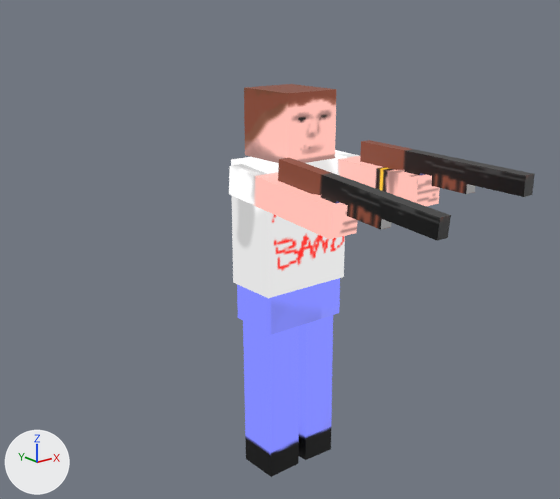
The glTF model dist/assets/person2.glb as it was, and as the next commit left it.
Rendered twice from a 50 mm camera at (-2.01, -2.46, 1.98) aimed at (-0.35, -0.38, 1.15). Lighting does not change. The marker at lower left points along +X, +Y and +Z. Both versions are drawn at frame 17 of the action 'shoot-left'; the numbers are the values there.

Script lines for the objects in view, before the commit:
```python
me_cube_001 = bpy.data.meshes.new('Cube.001')
me_cube_001.from_pydata(...)  # 32 vertices, 60 faces; spans x -0.023..0.03, y -0.521..0.258, z 0.0..0.176
me_cube_001.materials.append(mat_person)
me_cube_003 = bpy.data.meshes.new('Cube.003')
me_cube_003.from_pydata(...)  # a box spanning x -0.193..0.193, y -0.117..0.117, z -0.081..0.081
me_cube_003.materials.append(mat_person)
ob_arm_r = bpy.data.objects.new('arm_R', None)
ob_arm_r.parent = ob_back
ob_arm_r.location = (-0.205, 0.0639, 0.493)
ob_arm_r.rotation_euler = (-0.00193, -1.655, 1.57)  # degrees (-0.1, -95, 90)
ob_groin_mesh = bpy.data.objects.new('groin_mesh', me_cube_003)
ob_groin_mesh.parent = ob_groin
ob_groin_mesh.location = (0.0, 0.0, 0.084)
ob_groin_mesh.rotation_euler = (0.0, 3.142, 0.0)  # degrees (0, 180, 0)
ob_gun_right = bpy.data.objects.new('gun_right', me_cube_001)
ob_gun_right.parent = ob_arm_r
ob_gun_right.location = (-0.0325, 0.00664, 0.512)
ob_gun_right.rotation_euler = (-1.574, -0.00414, -1.571)  # degrees (-90, -0.2, -90)
# also in view: 'arm_R_mesh' at (-0.21, -0.25, 1.3); 'head_mesh' at (0.0, 0.0, 1.53); 'leg_L_mesh' at (0.1, 0.0, 0.35); 'gun_left' at (0.22, -0.6, 1.37); 'arm_L_mesh' at (0.22, -0.26, 1.32)
```
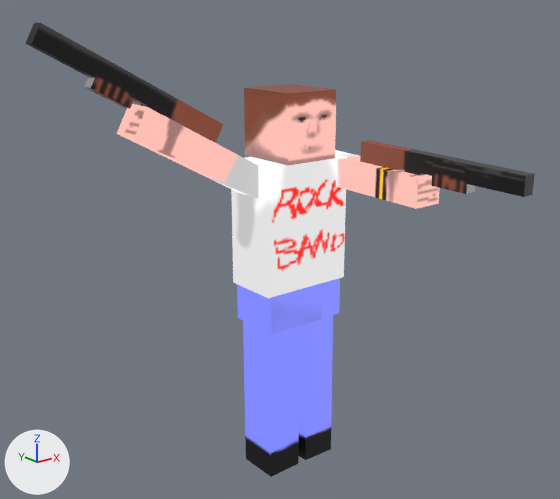
ob_arm_r is not drawn itself; it is the parent of ob_arm_r_mesh, ob_gun_right.

Location of each change, [x1, y1, x2, y2] in pixels of the pictures (560 x 499 px):
'gun_right', moved, turned
    before: [278, 158, 451, 241]
    after: [25, 22, 223, 143]
'arm_R_mesh', moved, turned
    before: [229, 164, 358, 239]
    after: [117, 104, 258, 199]

The change in detail:
Object 'arm_R' (ob_arm_r) moves from (-0.205, 0.0639, 0.493) to (-0.19, 0.0195, 0.483).
Object 'arm_R' (ob_arm_r) turns from (-0.1, -95, 90) to (0.2, -61, -0) degrees about x, y and z.
